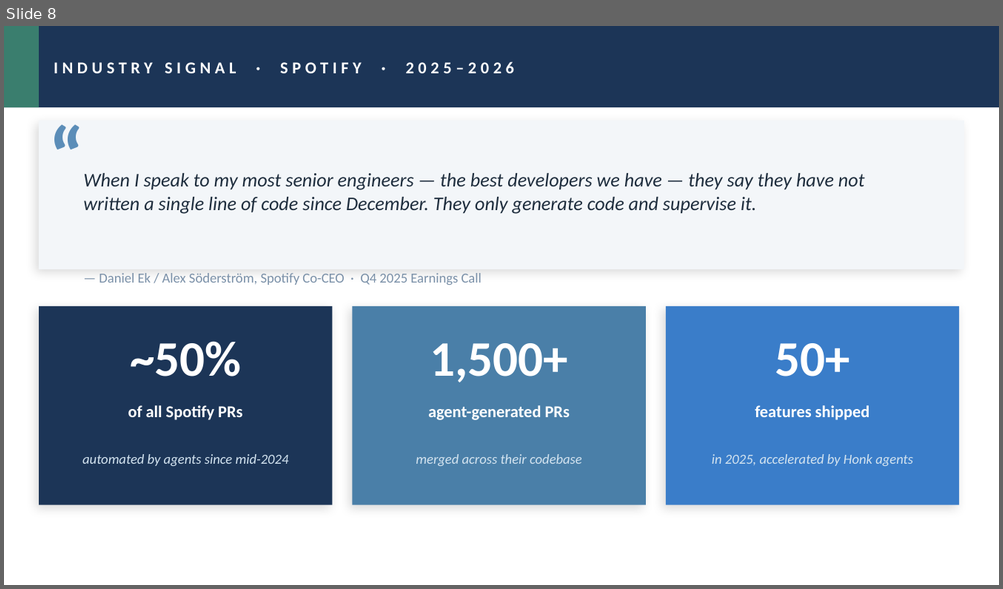
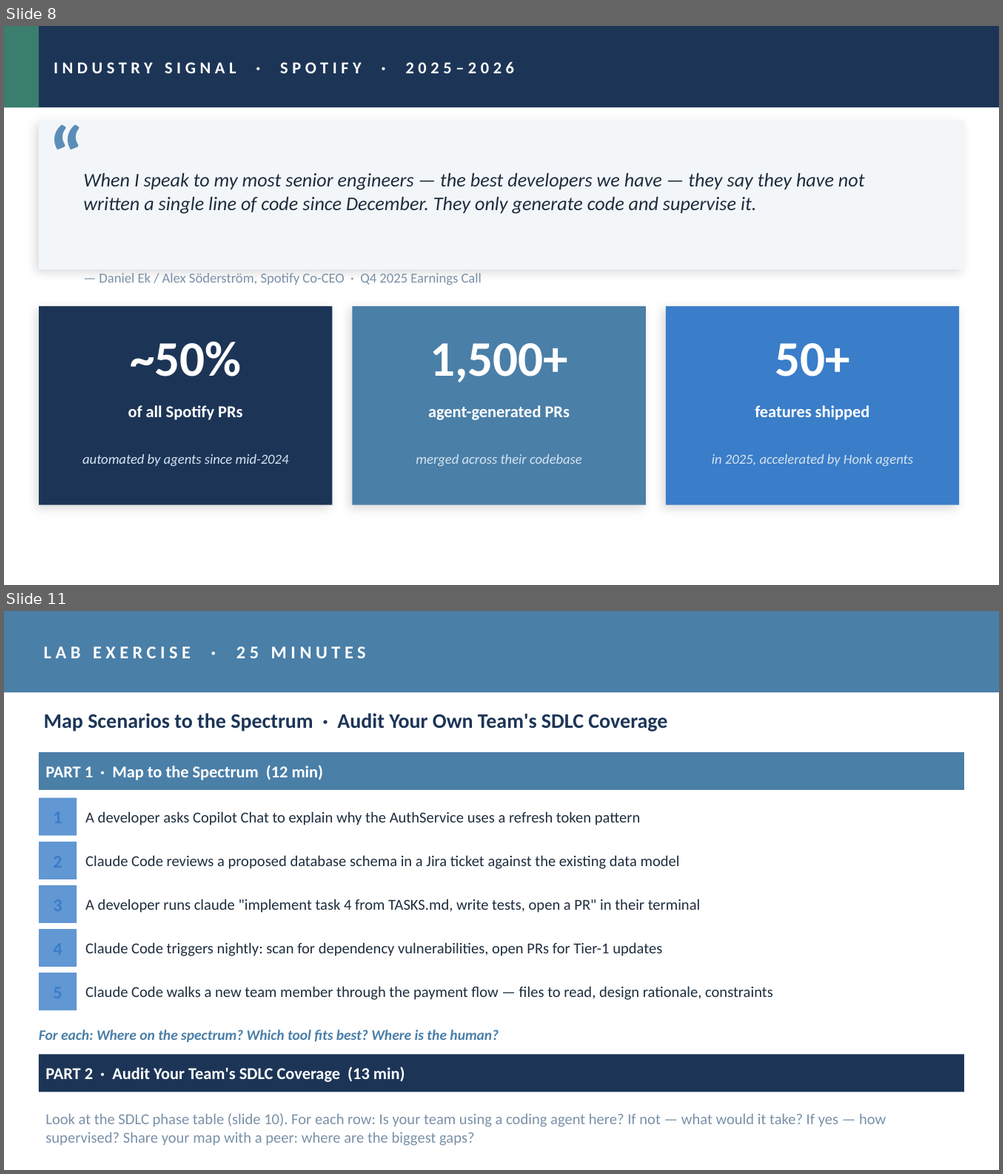
Before and after one commit to stainedhead/agentic-dev-training, a slide deck: slides/Module_01_Chat_vs_Agents_v2.pptx. Shown one above the other, each under a label of ours: slide 8 before the commit, slides 8 and 11 after it; the slides between them are not shown. The pictures are 1003x589 and 1003x1174 pixels, drawn with LibreOffice and Linux fonts; fonts in the diff are those of the drawing. Boxes give left, top, right and bottom in pixels: in the first picture for what was removed or moved away, otherwise in the second. Text is boxed around its words. In the diff, an @@ line names an element or a change of style, - is before the commit and + after.

```diff
--- a/slides/Module_01_Chat_vs_Agents_v2.pptx
+++ b/slides/Module_01_Chat_vs_Agents_v2.pptx
@@ slide 11 added at box(4, 611, 999, 1170), background #FFFFFF @@
@@ rectangle added at box(4, 611, 999, 692), fill #4A7FA8 @@
@@ text added at box(44, 647, 366, 658), 13 pt, text #FFFFFF, bold @@
+LAB EXERCISE · 25 MINUTES
@@ text added at box(44, 713, 667, 732), 15 pt, text #1C3557, bold @@
+Map Scenarios to the Spectrum · Audit Your Own Team's SDLC Coverage
@@ rectangle added at box(39, 752, 964, 790), fill #4A7FA8 @@
@@ text added at box(45, 765, 324, 780), 12 pt, text #FFFFFF, bold @@
+PART 1 · Map to the Spectrum (12 min)
@@ rectangle added at box(39, 798, 77, 836), fill #3A7DC9 at 80% opacity @@
@@ text added at box(85, 812, 640, 826), 11 pt, text #1E2D3D @@
+A developer asks Copilot Chat to explain why the AuthService uses a refresh token pattern
@@ rectangle added at box(39, 842, 77, 880), fill #3A7DC9 at 80% opacity @@
@@ text added at box(85, 855, 680, 869), 11 pt, text #1E2D3D @@
+Claude Code reviews a proposed database schema in a Jira ticket against the existing data model
@@ rectangle added at box(39, 886, 77, 923), fill #3A7DC9 at 80% opacity @@
@@ text added at box(85, 899, 700, 913), 11 pt, text #1E2D3D @@
+A developer runs claude "implement task 4 from TASKS.md, write tests, open a PR" in their terminal
@@ rectangle added at box(39, 929, 77, 967), fill #3A7DC9 at 80% opacity @@
@@ text added at box(85, 943, 662, 957), 11 pt, text #1E2D3D @@
+Claude Code triggers nightly: scan for dependency vulnerabilities, open PRs for Tier-1 updates
@@ rectangle added at box(39, 973, 77, 1011), fill #3A7DC9 at 80% opacity @@
@@ text added at box(85, 986, 773, 1000), 11 pt, text #1E2D3D @@
+Claude Code walks a new team member through the payment flow — files to read, design rationale, constraints
@@ text added at box(39, 1030, 498, 1042), 10.5 pt, text #4A7FA8, bold, italic @@
+For each: Where on the spectrum? Which tool fits best? Where is the human?
@@ rectangle added at box(39, 1054, 964, 1092), fill #1C3557 @@
@@ text added at box(45, 1067, 405, 1082), 12 pt, text #FFFFFF, bold @@
+PART 2 · Audit Your Team's SDLC Coverage (13 min)
@@ text added at box(45, 1113, 885, 1146), 11 pt, text #7A90A8 @@
+Look at the SDLC phase table (slide 10). For each row: Is your team using a coding agent here? If not — what would it take? If yes — how supervised? Share your map with a peer: where are the biggest gaps?
```
Also in this commit, not shown: 2 slides changed, 3 other slides added, 4 slides removed, 15 other files.
